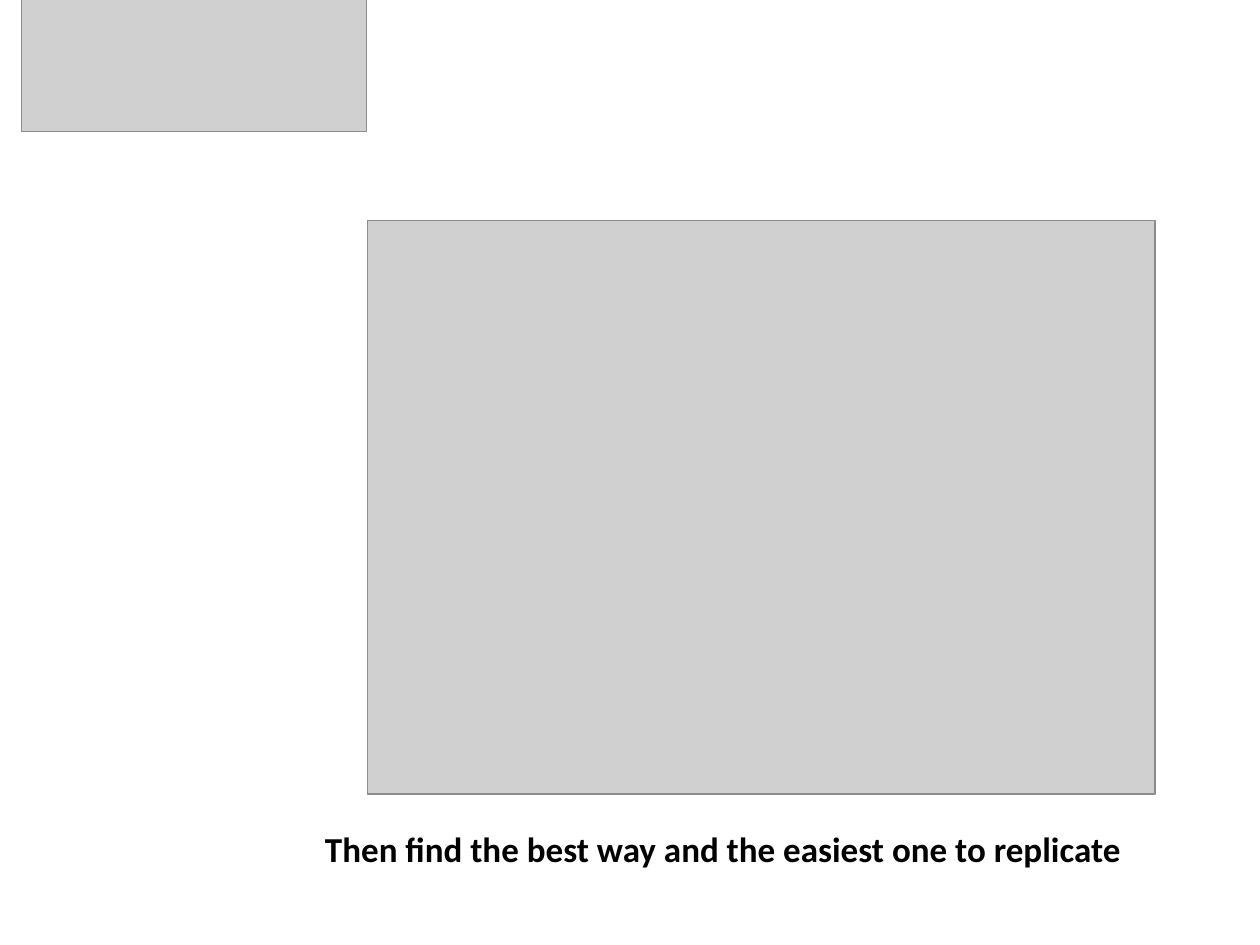
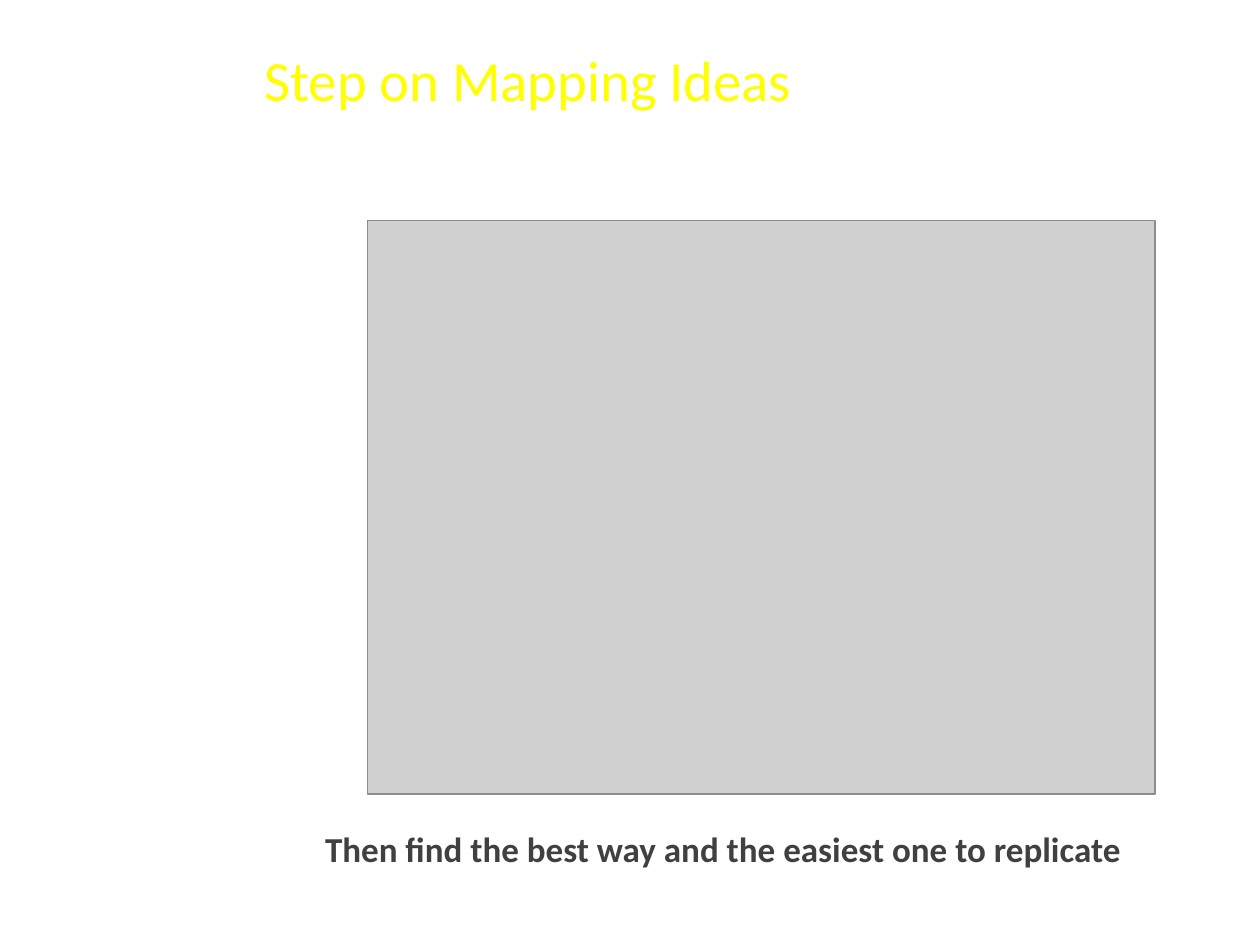
Before and after one commit to FeedMapping/Schema, a slide deck: slide 13 of slide/ppt/Mapping-Ideas.pptx (slide 12 before the commit). Drawn at 1260x945 pixels with LibreOffice and Linux fonts; fonts in the diff are those of the drawing; grey boxes stand for pictures; background and template pictures are left out. Boxes give left, top, right and bottom in pixels: in the first picture for what was removed or moved away, otherwise in the second. Text is boxed around its words. In the diff, an @@ line names an element or a change of style, - is before the commit and + after.

```diff
--- a/slide/ppt/Mapping-Ideas.pptx
+++ b/slide/ppt/Mapping-Ideas.pptx
@@ picture removed at (x1=21, y1=0, x2=367, y2=131) @@
@@ text added at (x1=265, y1=61, x2=792, y2=111), 32.4 pt, text #FFFF00 @@
+Step on Mapping Ideas
@@ title "Then find the best way ..." at (x1=325, y1=837, x2=1121, y2=868): text colour #000000 to #404040 @@
```
Also in this commit, not shown: 10 other slides changed, 10 slides added, 12 slides removed.
